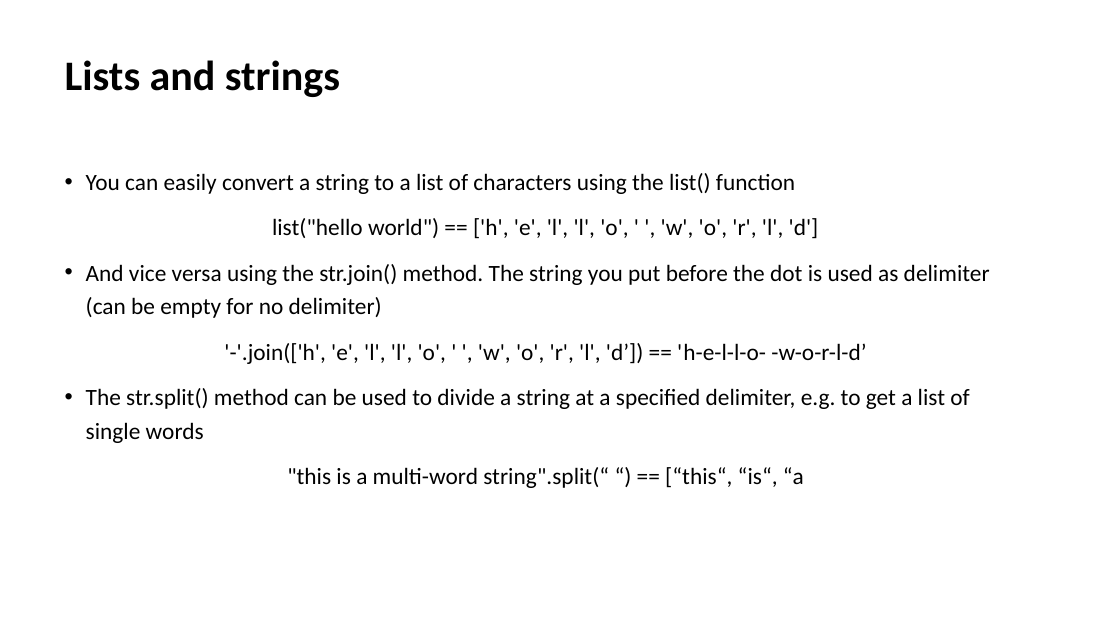
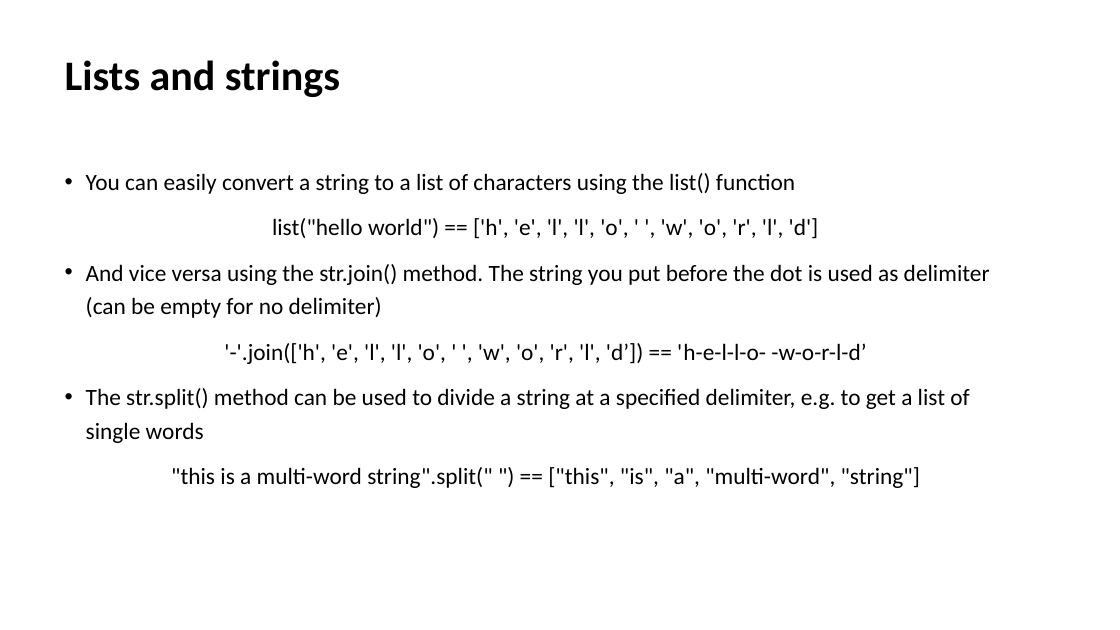
Before and after one commit to Andreher00/biomina-training, a slide deck: slide 25 of Introduction to Python and Data Analysis.pptx. Drawn at 1120x630 pixels with LibreOffice and Linux fonts; fonts in the diff are those of the drawing. Boxes give left, top, right and bottom in pixels: in the first picture for what was removed or moved away, otherwise in the second. Text is boxed around its words. In the diff, an @@ line names an element or a change of style, - is before the commit and + after.

```diff
--- a/Introduction to Python and Data Analysis.pptx
+++ b/Introduction to Python and Data Analysis.pptx
@@ text at box(171, 467, 920, 488): text changed @@
-"this is a multi-word string".split(“ “) == [“this“, “is“, “a
+"this is a multi-word string".split(" ") == ["this", "is", "a", "multi-word", "string"]
```
Also in this commit, not shown: 1 other slide changed, 3 slides added.
